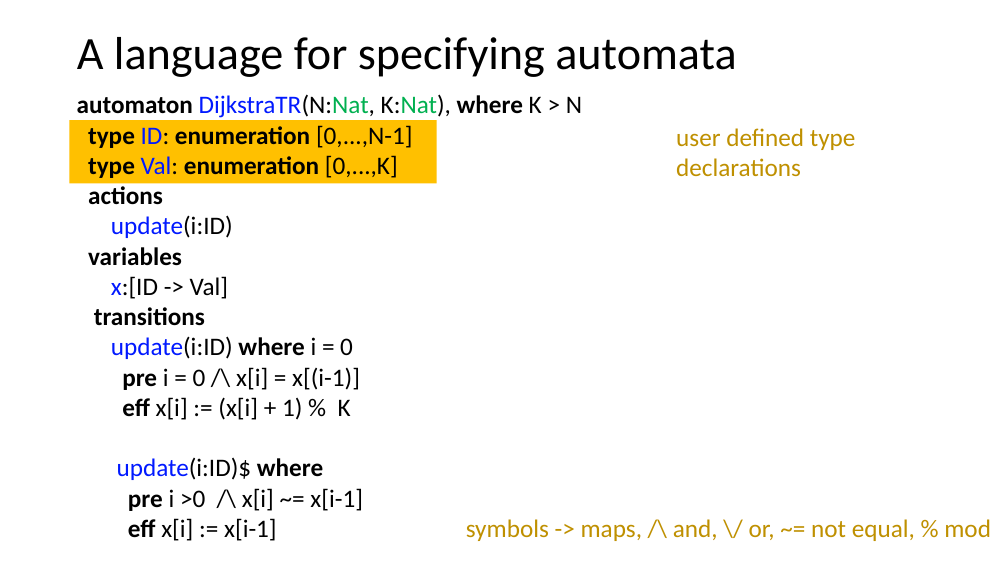
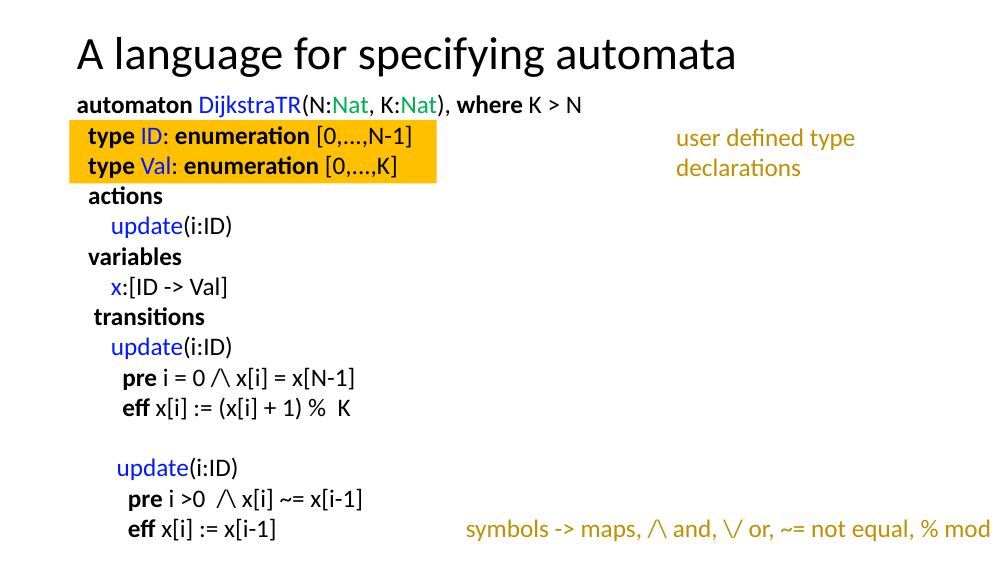
Before and after one commit to sayanmitracode/cpsbooksite, a slide deck: slide 12 of Slides/ModelingComputation.pptx. Drawn at 1008x567 pixels with LibreOffice and Linux fonts; fonts in the diff are those of the drawing. Boxes give left, top, right and bottom in pixels: in the first picture for what was removed or moved away, otherwise in the second. Text is boxed around its words. In the diff, an @@ line names an element or a change of style, - is before the commit and + after.

```diff
--- a/Slides/ModelingComputation.pptx
+++ b/Slides/ModelingComputation.pptx
@@ text at bbox=[111, 336, 355, 390]: text changed @@
-update(i:ID) where i = 0
-pre i = 0 /\ x[i] = x[(i-1)]
+update(i:ID)
+pre i = 0 /\ x[i] = x[N-1]
@@ text at bbox=[117, 458, 239, 480]: text changed; text colour #000000 to #0119FF @@
-update(i:ID)$ where
+update(i:ID)
```
Also in this commit, not shown: 8 other slides changed, 3 slides added, 3 other files.
